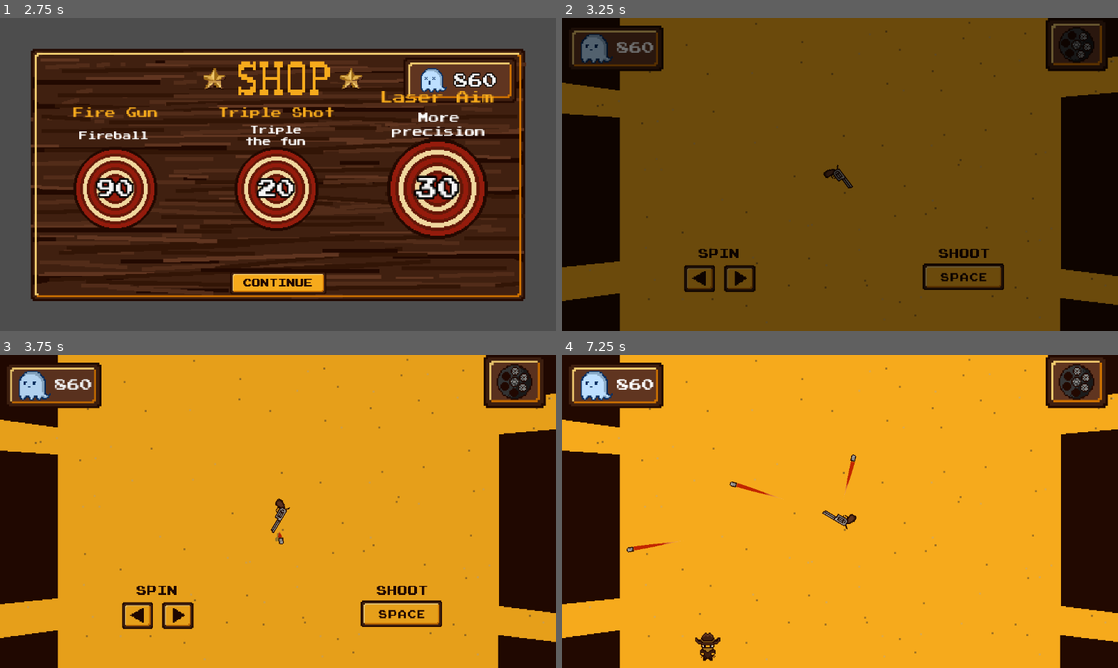
Above: before the commit, frames 1-4 (two rows, left to right).
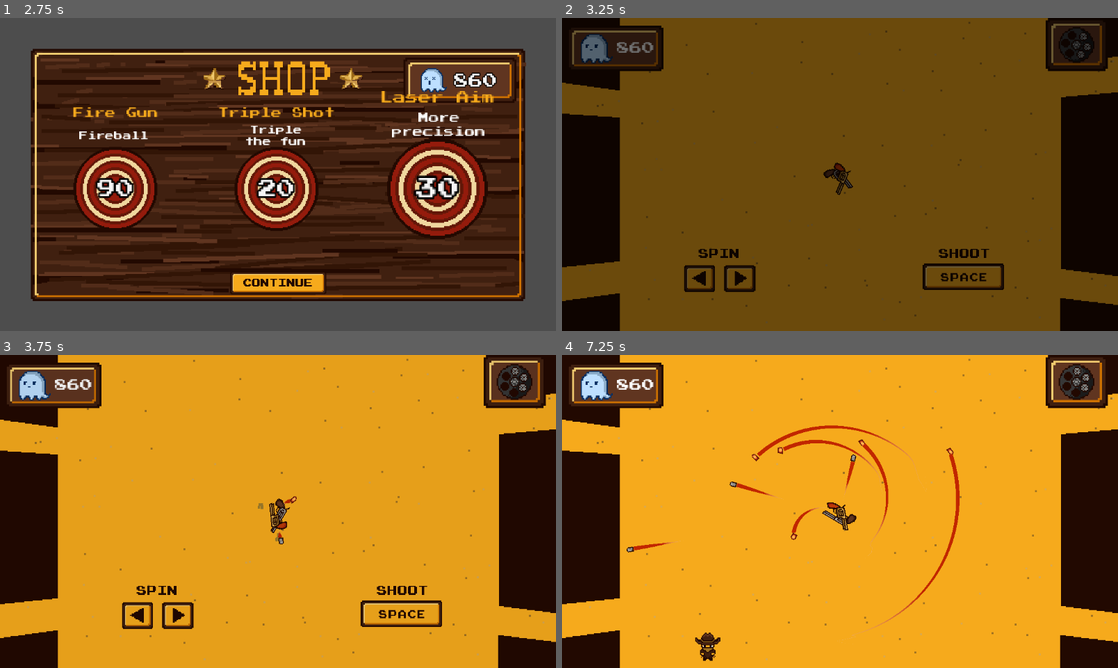
Above: after the commit, the same moments.

Repository: Guigo-dev/JuniperGameJam
Game: Godot game, scene res://Scenes/Menus/shop.tscn
Two runs of this game, one before a commit and one after it. Both use one fixed random seed, a clock stepped at 60 frames per second and the inputs below. This scene is started directly instead of the project's main scene.
Inputs (mouse positions are in pixels of both pictures, inside the frame that each line leads up to):
- Up to frame 1 (2.75 s): click "90" at 0.5 s; click "20" at 1.25 s; click "30" at 2 s
- Up to frame 2 (3.25 s): click (840, 284) at 2.75 s
- Up to frame 3 (3.75 s): move the mouse to (400, 495) at 3.52 s; hold Right (Direita) from 3.53 s (still down); tap Space (atirar) at 3.6 s; click (400, 495) at 3.67 s
- Up to frame 4 (7.25 s): move the mouse to (728, 527) at 4.27 s; release Right (Direita) at 4.28 s; hold Left (Esquerda) 4.28-5.03 s; tap Space (atirar) every 0.75 s from 4.35 to 6.6 s; move the mouse to (895, 442) at 5.02 s; hold Right (Direita) 5.03-6.53 s; move the mouse to (812, 574) at 5.77 s; click (812, 574) at 5.92 s; move the mouse to (1006, 558) at 6.52 s; hold Left (Esquerda) from 6.53 s (still down)

Frame 1 is identical in both runs. In frame 2, 0.1% of the frame differs, in the area x 48-52%, y 46-57%; in frame 3, 0.2%; in frame 4, 1.3%, in the area x 34-72%, y 22-92%.

Commit message:
poderes adicionados na tree

Diff:
--- a/Scenes/FasePrincipal/FasePrincipal.tscn
+++ b/Scenes/FasePrincipal/FasePrincipal.tscn
@@ -39,7 +39,7 @@
 "duration": 1.0,
 "texture": SubResource("AtlasTexture_jsvmo")
 }],
-"loop": false,
+"loop": 0,
 "name": &"default",
 "speed": 5.0
 }]
@@ -230,7 +230,7 @@
 "duration": 1.0,
 "texture": SubResource("AtlasTexture_o2jkb")
 }],
-"loop": false,
+"loop": 0,
 "name": &"0 life",
 "speed": 5.0
 }, {
@@ -247,7 +247,7 @@
 "duration": 1.0,
 "texture": SubResource("AtlasTexture_u4hfx")
 }],
-"loop": false,
+"loop": 0,
 "name": &"1 life",
 "speed": 5.0
 }, {
@@ -264,7 +264,7 @@
 "duration": 1.0,
 "texture": SubResource("AtlasTexture_p7m6u")
 }],
-"loop": false,
+"loop": 0,
 "name": &"2 life",
 "speed": 5.0
 }, {
@@ -281,7 +281,7 @@
 "duration": 1.0,
 "texture": SubResource("AtlasTexture_y67md")
 }],
-"loop": false,
+"loop": 0,
 "name": &"3 life",
 "speed": 5.0
 }, {
@@ -298,7 +298,7 @@
 "duration": 1.0,
 "texture": SubResource("AtlasTexture_vfujf")
 }],
-"loop": false,
+"loop": 0,
 "name": &"4 life",
 "speed": 5.0
 }, {
@@ -315,7 +315,7 @@
 "duration": 1.0,
 "texture": SubResource("AtlasTexture_06hhq")
 }],
-"loop": false,
+"loop": 0,
 "name": &"5 life",
 "speed": 5.0
 }, {
@@ -323,7 +323,7 @@
 "duration": 1.0,
 "texture": SubResource("AtlasTexture_irivd")
 }],
-"loop": false,
+"loop": 0,
 "name": &"6 life",
 "speed": 5.0
 }]
@@ -444,7 +444,7 @@
 
 [node name="PathFollow2D" type="PathFollow2D" parent="Path2D3" unique_id=828801030]
 position = Vector2(351, -179)
-rotation = 3.1415925
+rotation = 3.1415927
 
 [node name="AnimationPlayer" type="AnimationPlayer" parent="Path2D3/PathFollow2D" unique_id=480699026]
 libraries/ = SubResource("AnimationLibrary_jsvmo")
@@ -455,7 +455,7 @@
 
 [node name="EnemySpawner3" parent="Path2D3" unique_id=119011415 node_paths=PackedStringArray("target") instance=ExtResource("2_1lh45")]
 position = Vector2(351, -179)
-rotation = 3.1415925
+rotation = -3.1415925
 enemyScene = ExtResource("3_82kia")
 target = NodePath("../../Arma")
 
@@ -544,3 +544,5 @@
 [connection signal="enemy_died" from="Path2D/EnemySpawner" to="." method="_on_enemy_spawner_enemy_died"]
 [connection signal="enemy_died" from="Path2D2/EnemySpawner2" to="." method="_on_enemy_spawner_2_enemy_died"]
 [connection signal="enemy_died" from="Path2D3/EnemySpawner3" to="." method="_on_enemy_spawner_3_enemy_died"]
+
+[editable path="Arma"]
--- a/Scenes/FasePrincipal/arma.tscn
+++ b/Scenes/FasePrincipal/arma.tscn
@@ -7,6 +7,7 @@
 [ext_resource type="PackedScene" uid="uid://scitov56cg4l" path="res://Scenes/FasePrincipal/Bala.tscn" id="5_1wt7n"]
 [ext_resource type="AudioStream" uid="uid://ry7p1e2mnacd" path="res://Sounds/gunShot.wav" id="6_t2b7e"]
 [ext_resource type="AudioStream" uid="uid://brhh7u6nx1ew2" path="res://Sounds/playerDamage.wav" id="7_n5qd3"]
+[ext_resource type="Script" uid="uid://bnudfcr5s6jg7" path="res://Scripts/Poderes/power_manager.gd" id="8_xutcm"]
 
 [sub_resource type="RectangleShape2D" id="RectangleShape2D_ckcjq"]
 size = Vector2(25, 15)
@@ -18,26 +19,6 @@
 spring = 59.81
 damp = 46.364
 metadata/_edit_group_ = true
-
-[node name="Sprite2D" type="Sprite2D" parent="." unique_id=464802998]
-texture_filter = 1
-texture = ExtResource("2_nwb0c")
-
-[node name="CollisionShape2D" type="CollisionShape2D" parent="." unique_id=818591544]
-position = Vector2(-0.5, 0.5)
-shape = SubResource("RectangleShape2D_ckcjq")
-
-[node name="HealthComponent" type="Node" parent="." unique_id=226578181]
-unique_name_in_owner = true
-script = ExtResource("3_n5qd3")
-MAX_LIFE = 3
-lifePoints = 3
-metadata/_custom_type_script = "uid://dj8j1pu2ilxua"
-
-[node name="BulletCooldown" type="Timer" parent="." unique_id=1789207473]
-wait_time = 0.5
-one_shot = true
-autostart = true
 
 [node name="BulletSpawner" type="Node2D" parent="." unique_id=18130942]
 unique_name_in_owner = true
@@ -67,9 +48,33 @@
 position = Vector2(-15, 6)
 stream = ExtResource("6_t2b7e")
 
+[node name="Sprite2D" type="Sprite2D" parent="." unique_id=464802998]
+texture_filter = 1
+texture = ExtResource("2_nwb0c")
+
+[node name="CollisionShape2D" type="CollisionShape2D" parent="." unique_id=818591544]
+position = Vector2(-0.5, 0.5)
+shape = SubResource("RectangleShape2D_ckcjq")
+
+[node name="HealthComponent" type="Node" parent="." unique_id=226578181]
+unique_name_in_owner = true
+script = ExtResource("3_n5qd3")
+MAX_LIFE = 3
+lifePoints = 3
+metadata/_custom_type_script = "uid://dj8j1pu2ilxua"
+
+[node name="BulletCooldown" type="Timer" parent="." unique_id=1789207473]
+wait_time = 0.5
+one_shot = true
+autostart = true
+
 [node name="DamageSound" type="AudioStreamPlayer2D" parent="." unique_id=1008944507]
 stream = ExtResource("7_n5qd3")
 volume_db = -0.68
 
+[node name="PowerManager" type="Node" parent="." unique_id=228999751]
+script = ExtResource("8_xutcm")
+metadata/_custom_type_script = "uid://bnudfcr5s6jg7"
+
 [connection signal="area_entered" from="." to="." method="_on_area_entered"]
 [connection signal="died" from="HealthComponent" to="." method="_on_health_component_died"]
--- a/Scenes/FasePrincipal/teste_armas.tscn
+++ b/Scenes/FasePrincipal/teste_armas.tscn
@@ -1,7 +1,7 @@
 [gd_scene format=3 uid="uid://d0byha24h1at7"]
 
 [ext_resource type="Script" uid="uid://bf0ow8cb6r4ar" path="res://Scripts/FasePrincipal/fase_principal.gd" id="1_u0kin"]
-[ext_resource type="PackedScene" uid="uid://chlfhvwo5bpts" path="res://Scenes/FasePrincipal/arma_de_fogo.tscn" id="2_d1jif"]
+[ext_resource type="PackedScene" uid="uid://chlfhvwo5bpts" path="res://Scenes/Poderes/arma_de_fogo.tscn" id="2_d1jif"]
 [ext_resource type="PackedScene" uid="uid://cuge5u3bblqwa" path="res://Scenes/FasePrincipal/enemy_spawner.tscn" id="3_6tpii"]
 [ext_resource type="PackedScene" uid="uid://13ixk6h33t1i" path="res://Scenes/FasePrincipal/EnemyDefault.tscn" id="4_i0fb1"]
 [ext_resource type="Texture2D" uid="uid://by6btomxrcfl2" path="res://Sprites/PNG/bt_tutorial_arrowkeys.png" id="5_6tpii"]
@@ -16,7 +16,7 @@
 [ext_resource type="PackedScene" uid="uid://m6fl22fp30ky" path="res://Scenes/FasePrincipal/enemy_magro.tscn" id="13_5sspw"]
 [ext_resource type="Texture2D" uid="uid://dav8dlukjs14d" path="res://Sprites/PNG/placa_lifecounter.png" id="15_qs22a"]
 [ext_resource type="Texture2D" uid="uid://b5tq0j6uwwq4c" path="res://Sprites/PNG/lifecounter.png" id="16_vdw41"]
-[ext_resource type="Script" uid="uid://cmoiybfwwqc5e" path="res://Scenes/FasePrincipal/wave_manager.gd" id="17_eeo36"]
+[ext_resource type="Script" uid="uid://cmoiybfwwqc5e" path="res://Scripts/FasePrincipal/wave_manager.gd" id="17_eeo36"]
 [ext_resource type="PackedScene" uid="uid://scitov56cg4l" path="res://Scenes/FasePrincipal/Bala.tscn" id="18_hb62x"]
 
 [sub_resource type="AtlasTexture" id="AtlasTexture_jsvmo"]
--- a/Scenes/FasePrincipal/arma_de_fogo.tscn
+++ b/Scenes/Poderes/arma_de_fogo.tscn
@@ -4,7 +4,7 @@
 [ext_resource type="Texture2D" uid="uid://liuaqg1ij0hr" path="res://Sprites/PNG/arma_fogo.png" id="1_isqu5"]
 [ext_resource type="Script" uid="uid://boemys4v5i1gw" path="res://Scripts/FasePrincipal/bullet_spawner.gd" id="2_p8s0x"]
 [ext_resource type="Script" uid="uid://dj8j1pu2ilxua" path="res://Scripts/FasePrincipal/HealthComponent.gd" id="3_aymjp"]
-[ext_resource type="PackedScene" uid="uid://d2qcmxi41x3ny" path="res://Scenes/FasePrincipal/bala_de_fogo.tscn" id="3_p8s0x"]
+[ext_resource type="PackedScene" uid="uid://d2qcmxi41x3ny" path="res://Scenes/Poderes/bala_de_fogo.tscn" id="3_p8s0x"]
 [ext_resource type="AudioStream" uid="uid://ry7p1e2mnacd" path="res://Sounds/gunShot.wav" id="6_bnmer"]
 [ext_resource type="AudioStream" uid="uid://brhh7u6nx1ew2" path="res://Sounds/playerDamage.wav" id="7_87f1g"]
 
--- /dev/null
+++ b/Scenes/Poderes/auto_aim.tscn
@@ -0,0 +1,6 @@
+[gd_scene format=3 uid="uid://di1qhd6unc7n6"]
+
+[ext_resource type="Script" uid="uid://c2hcpm5q4gffs" path="res://Scripts/Poderes/auto_aim.gd" id="1_i202n"]
+
+[node name="AutoAim" type="Node" unique_id=480095700]
+script = ExtResource("1_i202n")
--- a/Scenes/FasePrincipal/bala_de_fogo.tscn
+++ b/Scenes/Poderes/bala_de_fogo.tscn
@@ -2,7 +2,7 @@
 
 [ext_resource type="Texture2D" uid="uid://cs2fpypbwfmds" path="res://Sprites/PNG/bala_fogo.png" id="1_hkkwc"]
 [ext_resource type="Script" uid="uid://bp8yt8c1oioi" path="res://Scripts/FasePrincipal/bala_de_fogo.gd" id="1_ks1cl"]
-[ext_resource type="PackedScene" uid="uid://c1p2nt62ftaxs" path="res://Scenes/FasePrincipal/poco_de_fogo.tscn" id="2_4l7br"]
+[ext_resource type="PackedScene" uid="uid://c1p2nt62ftaxs" path="res://Scenes/Poderes/poco_de_fogo.tscn" id="2_4l7br"]
 [ext_resource type="Script" uid="uid://cgava8paqhbng" path="res://Scripts/FasePrincipal/line_2d.gd" id="4_1wdcm"]
 
 [sub_resource type="Curve" id="Curve_qulmv"]
--- /dev/null
+++ b/Scenes/Poderes/gold_gun.tscn
@@ -0,0 +1,3 @@
+[gd_scene format=3 uid="uid://cak1ha2064uf"]
+
+[node name="GoldGun" type="Node" unique_id=619287377]
--- /dev/null
+++ b/Scenes/Poderes/high_noon.tscn
@@ -0,0 +1,3 @@
+[gd_scene format=3 uid="uid://b18dow882oc64"]
+
+[node name="HighNoon" type="Node" unique_id=149372432]
--- /dev/null
+++ b/Scenes/Poderes/ice_gun.tscn
@@ -0,0 +1,3 @@
+[gd_scene format=3 uid="uid://b25ilqvigjcj6"]
+
+[node name="IceGun" type="Node" unique_id=972112692]
--- /dev/null
+++ b/Scenes/Poderes/laser_aim.tscn
@@ -0,0 +1,3 @@
+[gd_scene format=3 uid="uid://c07x75bjurx8y"]
+
+[node name="LaserAim" type="Node" unique_id=1409954409]
--- /dev/null
+++ b/Scenes/Poderes/power_manager.tscn
@@ -0,0 +1,6 @@
+[gd_scene format=3 uid="uid://dqpasjakby3f5"]
+
+[ext_resource type="Script" uid="uid://bnudfcr5s6jg7" path="res://Scripts/Poderes/power_manager.gd" id="1_qr2ux"]
+
+[node name="PowerManager" type="Node" unique_id=1531452156]
+script = ExtResource("1_qr2ux")
--- /dev/null
+++ b/Scenes/Poderes/ricochet.tscn
@@ -0,0 +1,3 @@
+[gd_scene format=3 uid="uid://d1hbjkhul6hlj"]
+
+[node name="Ricochet" type="Node" unique_id=441664776]
--- /dev/null
+++ b/Scenes/Poderes/triple_shot.tscn
@@ -0,0 +1,3 @@
+[gd_scene format=3 uid="uid://bmxnvifdaj1ul"]
+
+[node name="TripleShot" type="Node" unique_id=227185740]
--- a/Scripts/FasePrincipal/game_manager.gd
+++ b/Scripts/FasePrincipal/game_manager.gd
@@ -4,6 +4,7 @@
 signal gun_stat_changed(stat: int)
 signal bullet_stat_changed(stat: int)
 signal powerUpBuyed(powerUpType)
+signal inventoryUpdated
 
 var gunStats := {
 	"life": 3,
@@ -37,14 +38,16 @@
 @export var current_gun : String = "default"
 var waveCounter: int = 0
 var remainingPowersKeys=[]
+var inventoryUpdatedFlag := false
 
 const SHOP_SCENE = "res://Scenes/Menus/shop.tscn"
-const GAME_SCENE = "res://Scenes/FasePrincipal/FasePrincipal.tscn"
+const GAME_SCENE = preload("res://Scenes/FasePrincipal/FasePrincipal.tscn")
+
 
 func changeSceneShop():
 	get_tree().change_scene_to_file(SHOP_SCENE)
 func changeSceneGame():
-	get_tree().change_scene_to_file(GAME_SCENE)
+	get_tree().change_scene_to_packed(GAME_SCENE)
 
 
 func _ready() -> void:
@@ -55,6 +58,15 @@
 		get_tree().paused = !get_tree().paused
 		Input.mouse_mode = Input.MOUSE_MODE_VISIBLE
 
+const RICOCHET_SCENE = preload("res://Scenes/Poderes/ricochet.tscn")
+const TRIPLE_SHOT_SCENE = preload("res://Scenes/Poderes/triple_shot.tscn")
+const LASER_AIM_SCENE = preload("res://Scenes/Poderes/laser_aim.tscn")
+const AUTO_AIM_SCENE = preload("res://Scenes/Poderes/auto_aim.tscn")
+const SPIRAL_BULLET_SCENE = preload("res://Scenes/Poderes/spiral_bullet.tscn")
+const HIGH_NOON_SCENE = preload("res://Scenes/Poderes/high_noon.tscn")
+const GOLD_GUN_SCENE = preload("res://Scenes/Poderes/gold_gun.tscn")
+const ICE_GUN_SCENE = preload("res://Scenes/Poderes/ice_gun.tscn")
+const FIRE_GUN_SCENE = preload("res://Scenes/Poderes/arma_de_fogo.tscn")
 
 var inventory = {0:{}}
 #Dicionário dos poderes
@@ -64,70 +76,80 @@
 		"Name": "Ricochet",
 		"Des": "Ricochet bullets",
 		"Cost": 10,
-		"Type": "Modifier"
+		"Type": "Bullet Modifier",
+		"Scene": RICOCHET_SCENE
 	},
 	1:{
 		"id": 1,
 		"Name": "Triple Shot",
 		"Des": "Triple the fun",
 		"Cost": 20,
-		"Type": "Modifier"
+		"Type": "Bullet Modifier",
+		"Scene": TRIPLE_SHOT_SCENE
 	},
 	2:{
 		"id": 2,
 		"Name": "Laser Aim",
 		"Des": "More precision",
 		"Cost": 30,
-		"Type": "Modifier"
+		"Type": "Gun Modifier",
+		"Scene": LASER_AIM_SCENE
 	},
 	3:{
 		"id": 3,
 		"Name": "Auto-aim",
 		"Des": "Literal Aimbot",
 		"Cost": 40,
-		"Type": "Trajectory"
+		"Type": "Trajectory",
+		"Scene": AUTO_AIM_SCENE
 	},
 	4:{
 		"id": 4,
 		"Name": "Spiral Bullet",
 		"Des": "Bullets can curve??",
 		"Cost": 50,
-		"Type": "Trajectory"
+		"Type": "Trajectory",
+		"Scene": SPIRAL_BULLET_SCENE
 	},
 	5:{
 		"id": 5,
 		"Name": "Heal",
 		"Des": "More HP",
 		"Cost": 60,
-		"Type": "Health"
+		"Type": "Health",
+		"Scene": null
 	},
 	6:{
 		"id": 6,
 		"Name": "High Noon",
 		"Des": "Everything dies",
 		"Cost": 70,
-		"Type": "Power"
+		"Type": "Power",
+		"Scene": HIGH_NOON_SCENE
 	},
 	7:{
 		"id": 7,
 		"Name": "Gold Gun",
 		"Des": "MONEY",
 		"Cost": 80,
-		"Type": "Gun"
+		"Type": "Gun",
+		"Scene": GOLD_GUN_SCENE
 	},
 	8:{
 		"id": 8,
 		"Name": "Fire Gun",
 		"Des": "Fireball",
 		"Cost": 90,
-		"Type": "Gun"
+		"Type": "Gun",
+		"Scene": FIRE_GUN_SCENE
 	},
 	9:{
 		"id": 9,
 		"Name": "Ice Gun",
 		"Des": "Achooo!",
 		"Cost": 100,
-		"Type": "Gun"
+		"Type": "Gun",
+		"Scene": ICE_GUN_SCENE
 	},
 }
 #Reseta a pool de poderes
@@ -140,7 +162,8 @@
 					remainingPowersKeys.remove_at(j)
 	remainingPowersKeys.shuffle()
 
-
+func isInventoryUpdated():
+	inventoryUpdatedFlag = true
 
 func _on_player_died():
 	get_tree().paused = true
--- a/Scripts/Menus/shop.gd
+++ b/Scripts/Menus/shop.gd
@@ -101,12 +101,16 @@
 func updateSouls():
 	get_node("SoulsText").text = str(GameManager.souls)
 
+
+
 func _on_button_pressed(button: TextureButton) -> void:
 	var currentItemSlot =  int(button.name.trim_prefix("Power"))
 	if !hasEnoughSouls(button):
 		showInsufficientSouls()
 		return
 	buyItem(currentItemSlot)
+	GameManager.isInventoryUpdated()
+
 	showPowerPurchasedMessage(button)
 	updateSouls()
 	button.disabled = true
--- /dev/null
+++ b/Scripts/Poderes/auto_aim.gd
@@ -0,0 +1,7 @@
+extends Node
+
+
+#func _ready() -> void:
+	#pass # Replace with function body.
+#func _process(delta: float) -> void:
+	#pass
--- /dev/null
+++ b/Scripts/Poderes/power_manager.gd
@@ -0,0 +1,27 @@
+class_name PowerManager
+extends Node
+
+var currentPowerScene : PackedScene
+var powerNode : Node
+
+func _ready() -> void:
+	if GameManager.inventoryUpdatedFlag:
+		_on_upgrade_buyed()
+		GameManager.inventoryUpdatedFlag = false
+
+func _on_upgrade_buyed():
+	for i in GameManager.inventory:
+		currentPowerScene = GameManager.inventory[i]["Scene"]
+		powerNode = currentPowerScene.instantiate()
+		if GameManager.inventory[i]["Type"]== "Bullet Modifier" or  GameManager.inventory[i]["Type"]== "Trajectory" or  GameManager.inventory[i]["Type"]== "Power":
+			if has_node("BulletSpawner/"+powerNode.name):
+				pass
+			else:
+				get_parent().get_child(0).add_child(powerNode)
+		elif GameManager.inventory[i]["Type"]== "Gun Modifier" or GameManager.inventory[i]["Type"] == "Gun":
+			if has_node("/"+powerNode.name):
+				pass
+			else:
+				add_sibling.call_deferred(powerNode)
+		else:
+			push_error("vmtnc")
--- a/project.godot
+++ b/project.godot
@@ -12,7 +12,7 @@
 
 config/name="Blebers"
 run/main_scene="uid://b61g6ji72jiog"
-config/features=PackedStringArray("4.6", "GL Compatibility")
+config/features=PackedStringArray("4.7", "GL Compatibility")
 config/icon="res://icon.svg"
 
 [autoload]
Renamed: Scenes/FasePrincipal/poco_de_fogo.tscn -> Scenes/Poderes/poco_de_fogo.tscn
Renamed: Scenes/Poderes/Spiral Bullet.tscn -> Scenes/Poderes/spiral_bullet.tscn
Not shown, added: Scripts/Poderes/auto_aim.gd.uid
Not shown, added: Scripts/Poderes/power_manager.gd.uid
